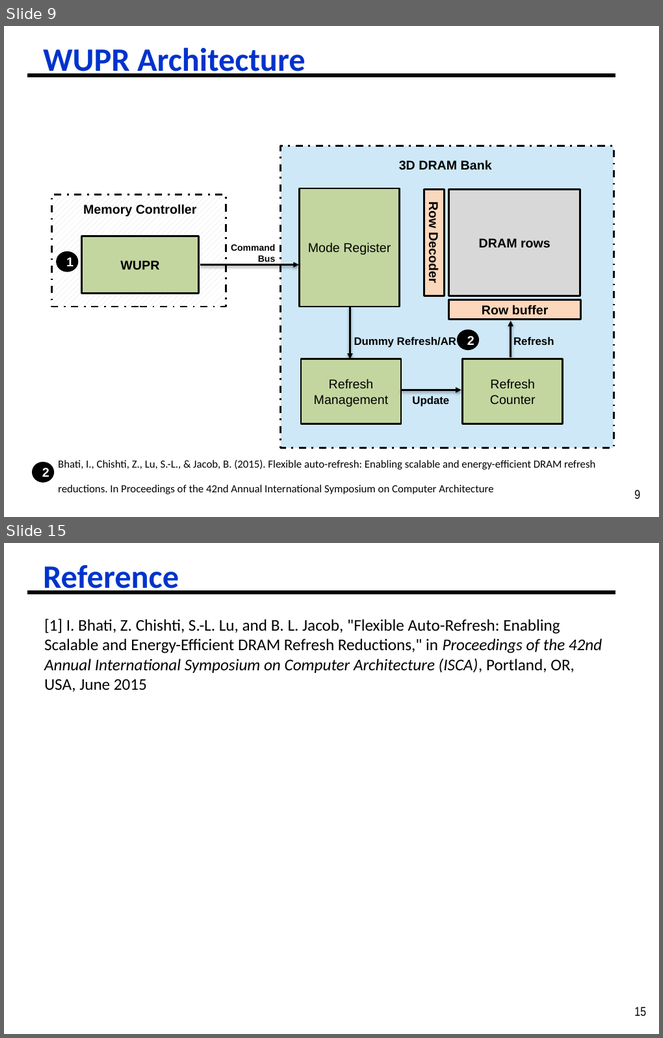
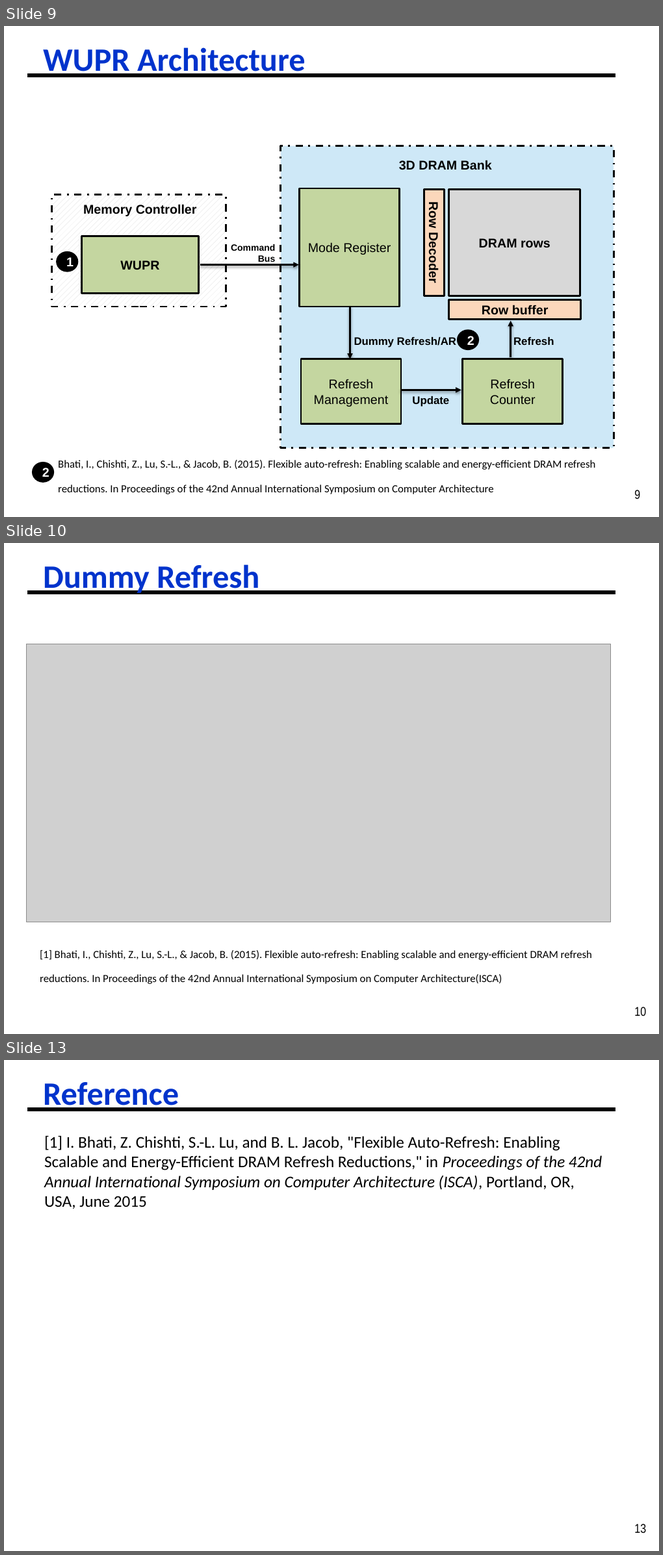
Before and after one commit to ph1223/Dram_controller, a slide deck: DRAM_System_Analysis/Copy of 2025_06_11_Bandwidth_Analysis_WUPR_Analysis (1).pptx. Shown one above the other, each under a label of ours: slides 9 and 15 before the commit, slides 9, 10 and 13 after it; the slides between them are not shown. The pictures are 663x1038 and 663x1555 pixels, drawn with LibreOffice and Linux fonts; fonts in the diff are those of the drawing; grey boxes stand for pictures. Boxes give left, top, right and bottom in pixels: in the first picture for what was removed or moved away, otherwise in the second. Text is boxed around its words. In the diff, an @@ line names an element or a change of style, - is before the commit and + after.

Commit message:
Update Presentation for bank analysis and Adjust the energy consumption for different bank configuration

```diff
--- a/DRAM_System_Analysis/Copy of 2025_06_11_Bandwidth_Analysis_WUPR_Analysis (1).pptx
+++ b/DRAM_System_Analysis/Copy of 2025_06_11_Bandwidth_Analysis_WUPR_Analysis (1).pptx
@@ slide 10 added at [4, 543, 659, 1034], background #FFFFFF; not listed: 2 template elements that a slide beside it also shows @@
@@ title added at [43, 564, 259, 594], 36 pt, text #0033CC, bold @@
+Dummy Refresh
@@ picture added at [27, 644, 611, 923] @@
@@ text added at [40, 951, 592, 984], 12 pt, text #000000 @@
+[1] Bhati, I., Chishti, Z., Lu, S.-L., & Jacob, B. (2015). Flexible auto-refresh: Enabling scalable and energy-efficient DRAM refresh reductions. In Proceedings of the 42nd Annual International Symposium on Computer Architecture(ISCA)
@@ what was slide 15 is now slide 13 @@
@@ page number at [634, 1524, 646, 1534]: text changed @@
-15
+13
```
Also in this commit, not shown: 1 slide changed, 8 other slides added, 11 slides removed, 30 other files.
